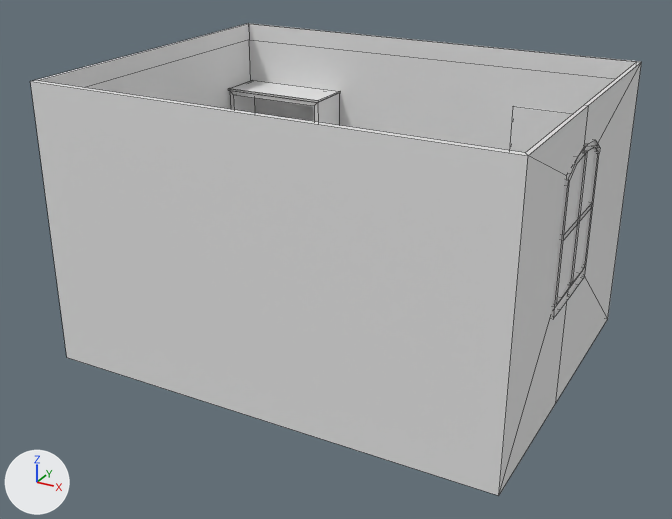
Before and after pictures for a commit that changed the FBX model Assets/Placeholders/PH_KidRoom.fbx.
Rendered twice from a 50 mm lens placed at (3.61, -6.8, 4.17), pointed at (-0.02, -0.2, 0.87). The axes (+X, +Y, +Z) are drawn at lower left. The lights are the same throughout. Mesh edges are drawn as thin lines. Where no turn or scale is listed for an object, it has been applied to the vertices.

The scene before the commit, as lines of its bpy script (objects in view):
```python
me_cube_001 = bpy.data.meshes.new('Cube.001')
me_cube_001.from_pydata(...)  # 72 vertices, 70 faces; spans x -2.0..-0.9, y 1.04..1.54, z 0.0..1.91
me_cube_001.materials.append(mat_m_kidroom)  # white #e7e7e7
me_plane_003 = bpy.data.meshes.new('Plane.003')
me_plane_003.from_pydata(...)  # a box spanning x 0.94..1.74, y 1.49..1.53, z 1.21..1.98; a box spanning x -0.8..-0.04, y 1.25..1.53, z 1.27..1.33
me_plane_003.materials.append(mat_m_kidroom)  # white #e7e7e7
me_plane_051 = bpy.data.meshes.new('Plane.051')
me_plane_051.from_pydata(...)  # 42 vertices, 37 faces; spans x -2.03..2.03, y -1.55..1.55, z 0.0..2.5
# faces by material slot: [33, 4]
me_plane_051.materials.append(mat_m_kidroom)  # white #e7e7e7
me_plane_051.materials.append(mat_m_windows)  # white #e7e7e7
ob_ph_childroomfloor = bpy.data.objects.new('PH_ChildRoomFloor', me_plane_051)
ob_ph_childroomfloor.location = (0.0, 0.0, 0.0)
ob_ph_library_001 = bpy.data.objects.new('PH_Library.001', me_cube_001)
ob_ph_library_001.location = (0.0, 0.0, 0.0)
ob_ph_painting_001 = bpy.data.objects.new('PH_Painting.001', me_plane_003)
ob_ph_painting_001.location = (0.0, 0.0, 0.0)
# also in view: 'PH_Window' at (2.01, -0.19, 1.6)
```
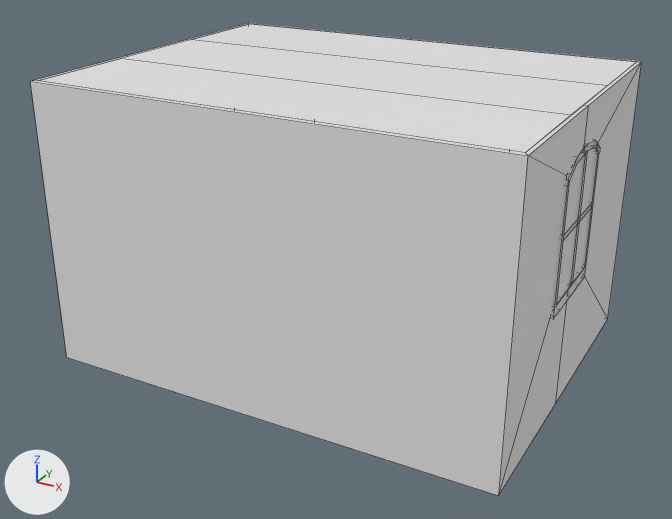
The newer file is also turned or shifted as a whole; pictures and numbers use the older file's frame.

The change, as a list of edits to the scene's bpy script:
```text
Add me_plane_007:
    me_plane_007.from_pydata([(2.0, -1.5, 2.5), (-2.0, -1.5, 2.5), (2.0, 0.5, 2.5), (-2.0, 0.5, 2.5), (2.0, 1.5, 2.5), (-2.0, 1.5, 2.5), (-2.0, -0.5, 2.5), (2.0, -0.5, 2.5)], [], [(7, 6, 3, 2), (2, 3, 5, 4), (0, 1, 6, 7)])
    me_plane_007.materials.append(mat_m_kidroom)  # white #e7e7e7
Add ob_ph_childroof:
    ob_ph_childroof = bpy.data.objects.new('PH_ChildRoof', me_plane_007)
    ob_ph_childroof.location = (0.0, 0.0, 0.0)
```

Location of each change, [x1, y1, x2, y2] in pixels of the pictures (672 x 519 px):
'PH_ChildRoof', added
    after: [38, 24, 636, 153]
'PH_Library.001', unchanged, covered by the edit
    before: [228, 80, 340, 125]
'PH_Painting.001', unchanged, covered by the edit
    before: [509, 106, 572, 153]
    after: [510, 117, 569, 153]
